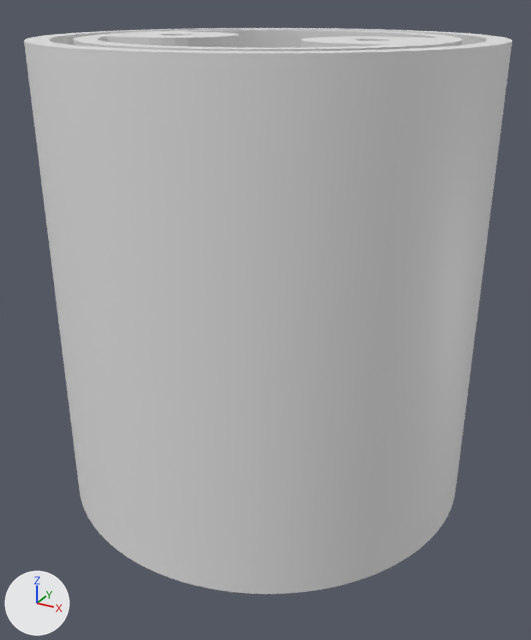
The Blender file schemes/3D_models/outdoors/outdors.blend as it was, and as the next commit left it.
Camera for both pictures: a 50 mm camera at (34.0, -62.3, 25.1) aimed at (0.6, -1.5, -5.3). Every picture has the same lights, and +X, +Y and +Z are marked at lower left. The older version comes first. The same objects are shown in both versions, whatever each file hides.

Objects in the first picture: 'wall.001'.
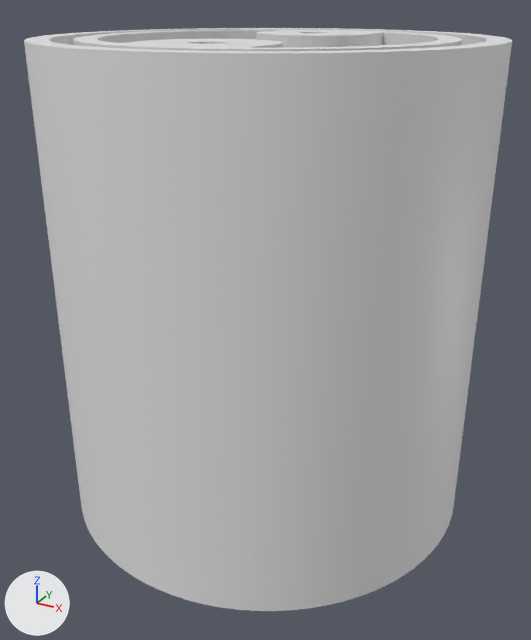
Where the change shows, as pixel boxes (x1, y1, x2, y2) in the pictures (531 x 640 px; the box of a moved part takes in the faces that stretch with it):
'wall.001', reshaped
    before: (24, 28, 512, 594)
    after: (24, 28, 512, 611)
part 1 of me_cylinder_001, moved or reshaped
    before: (103, 31, 438, 47)
    after: (73, 30, 462, 51)
part 2 of me_cylinder_001, built on
    after: (79, 491, 455, 611)

The change in detail:
me_cylinder_001 is used by ob_wall_001; location (0.0, 0.0, 0.0); scale (1.0, 1.0, 0.726).
me_cylinder_001 had 2799 vertices, 2950 faces and spanned x -21.0..21.0, y -21.0..21.0, z -32.0..30.0.
me_cylinder_001 now has 3044 vertices, 3540 faces and spans x -21.0..21.0, y -21.0..21.0, z -34.7..30.0.
me_cylinder_001 part 1: 284 vertices removed from x -15.0..15.0, y -5.9..5.9, z 24.5..30.0; 426 vertices added at x -17.0..17.0, y -17.0..17.0, z 24.5..30.0.
me_cylinder_001 part 2: 30 vertices moved within x -8.9..9.0, y -1.5..1.5, z -32.0; 25 vertices removed from x -8.7..8.7, y -1.5..1.5, z -32.0; 128 vertices added at x -20.1..21.0, y -21.0..21.0, z -34.7..-32.0.
